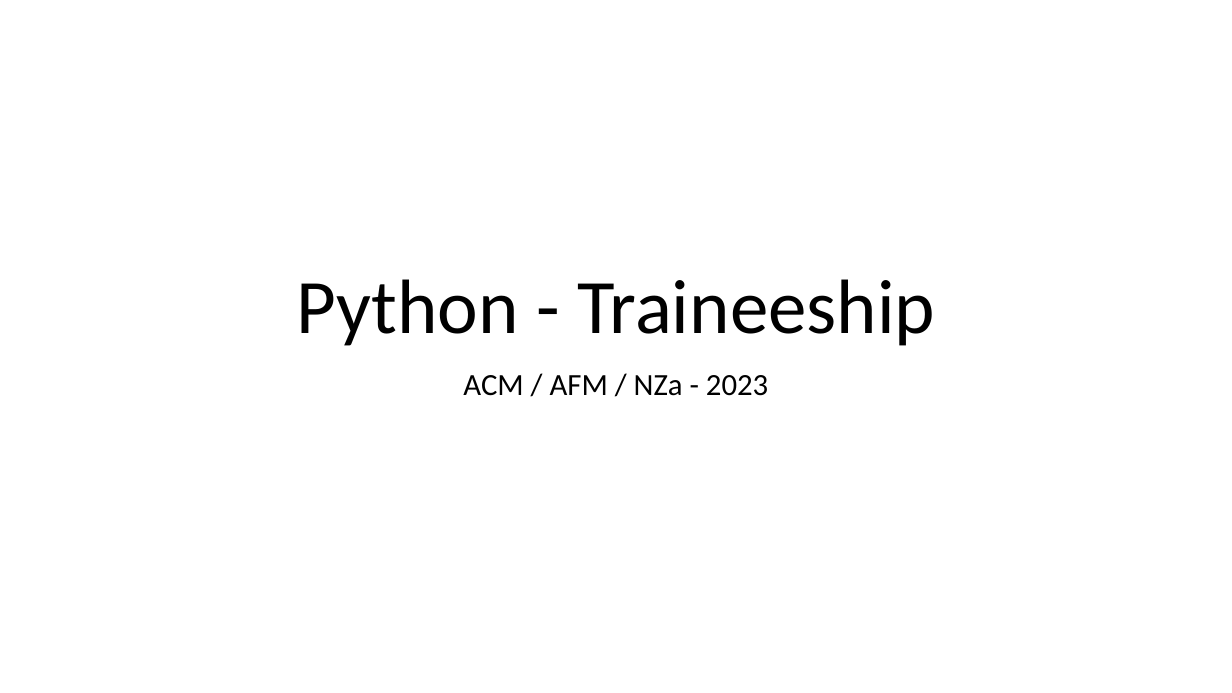
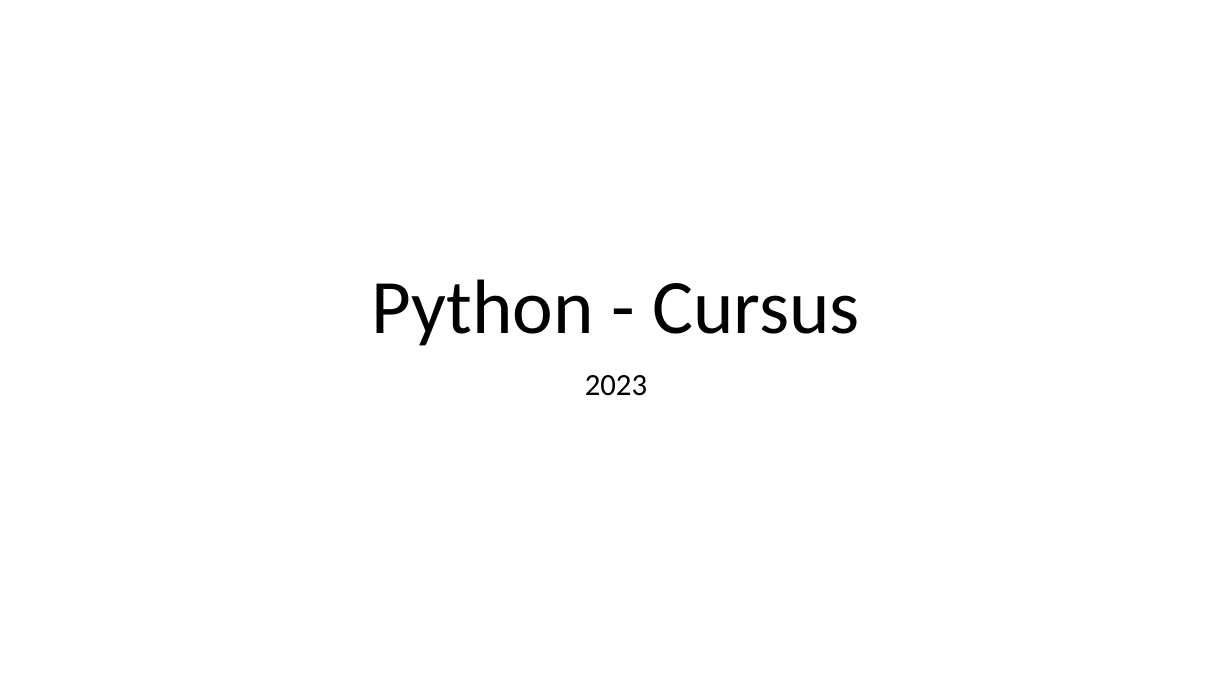
Before and after one commit to LFKoning/knowledge-sharing, a slide deck: slide 1 of python_trainees/4_scikit_learn/python_traineeship_4.pptx. Drawn at 1232x693 pixels with LibreOffice and Linux fonts; fonts in the diff are those of the drawing. Boxes give left, top, right and bottom in pixels: in the first picture for what was removed or moved away, otherwise in the second. Text is boxed around its words. In the diff, an @@ line names an element or a change of style, - is before the commit and + after.

Commit message:
Update Python trainees part 4 slides

```diff
--- a/python_trainees/4_scikit_learn/python_traineeship_4.pptx
+++ b/python_trainees/4_scikit_learn/python_traineeship_4.pptx
@@ title at [372, 279, 860, 346]: text changed @@
-Python - Traineeship
+Python - Cursus
@@ subtitle at [585, 375, 647, 396]: text changed @@
-ACM / AFM / NZa - 2023
+2023
```
Also in this commit, not shown: 1 other slide changed.
